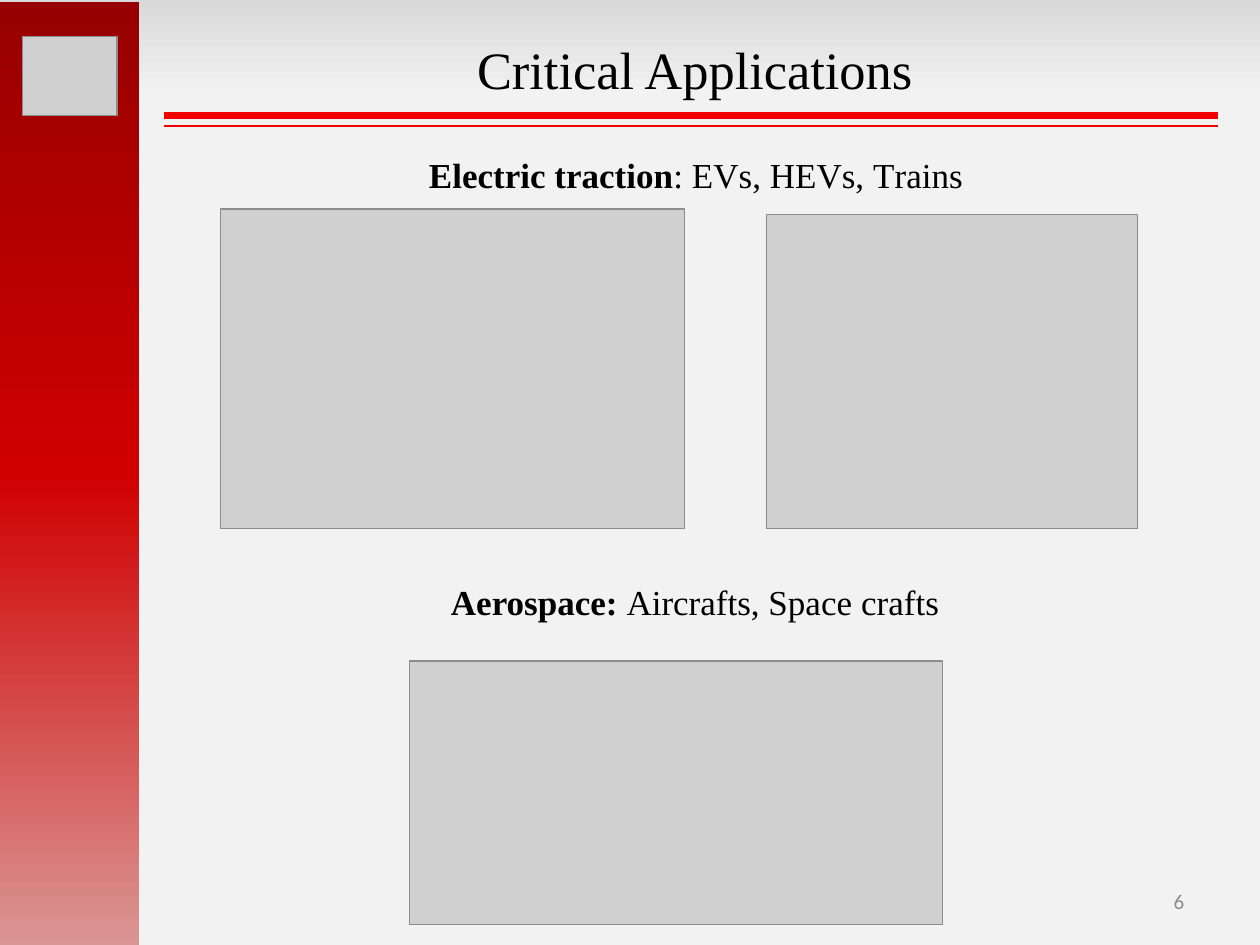
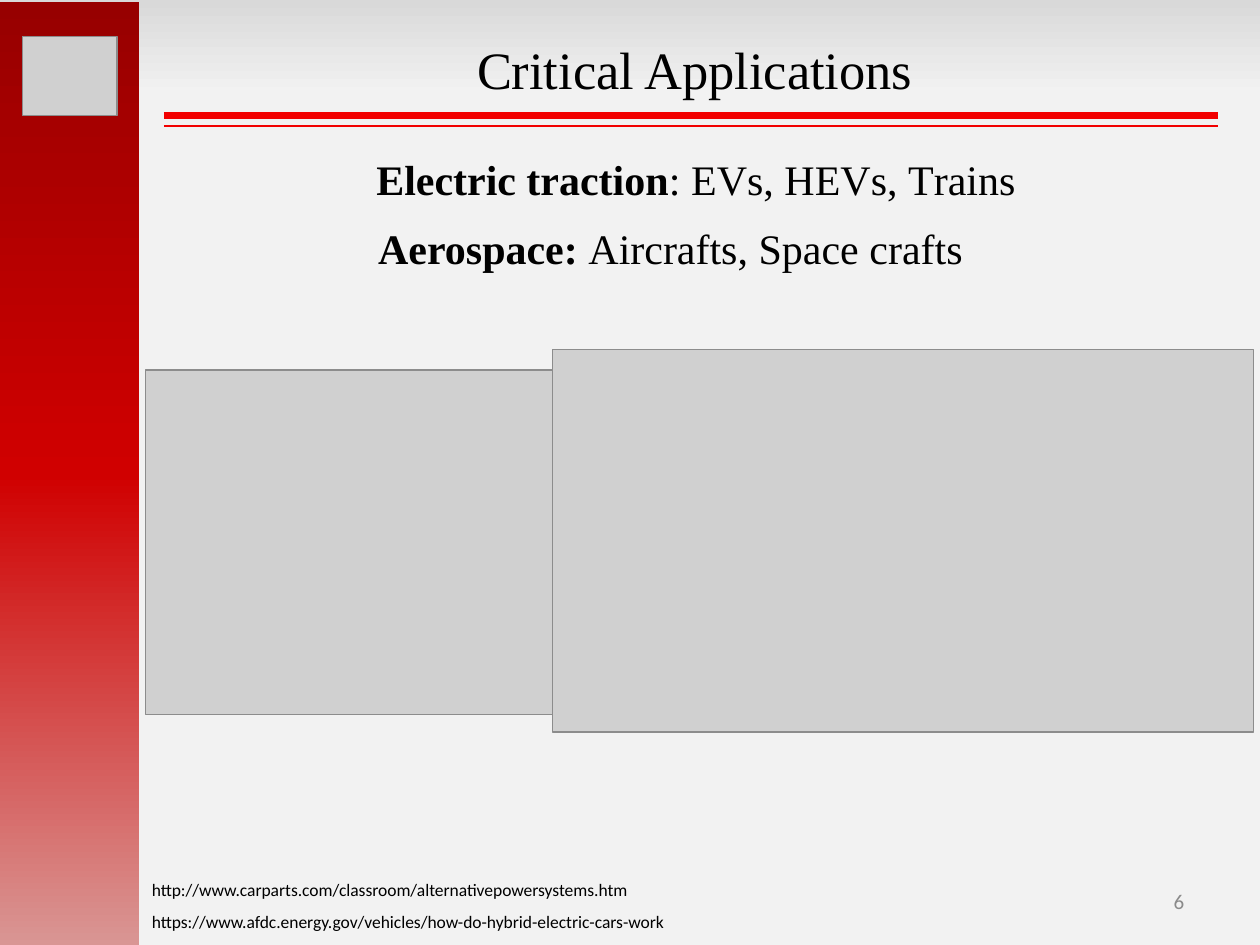
Before and after one commit to hakanpolat/IMMD, a slide deck: slide 6 of GRW2017/sunum/GRW2017_MesutUğur.pptx. Drawn at 1260x945 pixels with LibreOffice and Linux fonts; fonts in the diff are those of the drawing; grey boxes stand for pictures. Boxes give left, top, right and bottom in pixels: in the first picture for what was removed or moved away, otherwise in the second. Text is boxed around its words. In the diff, an @@ line names an element or a change of style, - is before the commit and + after.

```diff
--- a/GRW2017/sunum/GRW2017_MesutUğur.pptx
+++ b/GRW2017/sunum/GRW2017_MesutUğur.pptx
@@ text "Electric traction: EVs, HEVs, Trains" at [376, 166, 1015, 202]: size 20 to 24 pt @@
@@ picture removed at [220, 209, 684, 529] @@
@@ text "Aerospace: Aircrafts, Space crafts" at [378, 234, 962, 273]: size 20 to 24 pt @@
@@ text "Aerospace: Aircrafts, Space crafts": place and size @@
-text "Aerospace: Aircrafts, Space crafts" at [451, 590, 939, 623]
+text "Aerospace: Aircrafts, Space crafts" at [378, 234, 962, 273]
@@ picture added at [552, 349, 1252, 732] @@
@@ picture: place and size @@
-picture at [766, 214, 1137, 529]
+picture at [146, 370, 553, 716]
@@ picture removed at [410, 662, 942, 925] @@
@@ text added at [152, 884, 628, 899], 10 pt, text #000000 @@
+http://www.carparts.com/classroom/alternativepowersystems.htm
@@ text added at [152, 916, 664, 931], 10 pt, text #000000 @@
+https://www.afdc.energy.gov/vehicles/how-do-hybrid-electric-cars-work
```
Also in this commit, not shown: 10 other slides changed, 4 slides added, 3 slides removed, 2 other files.
